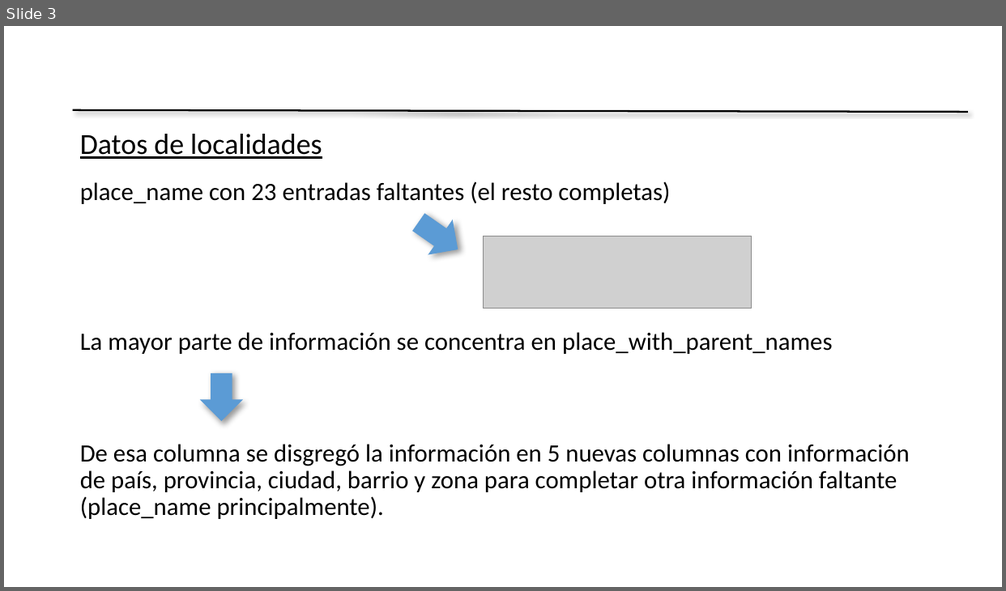
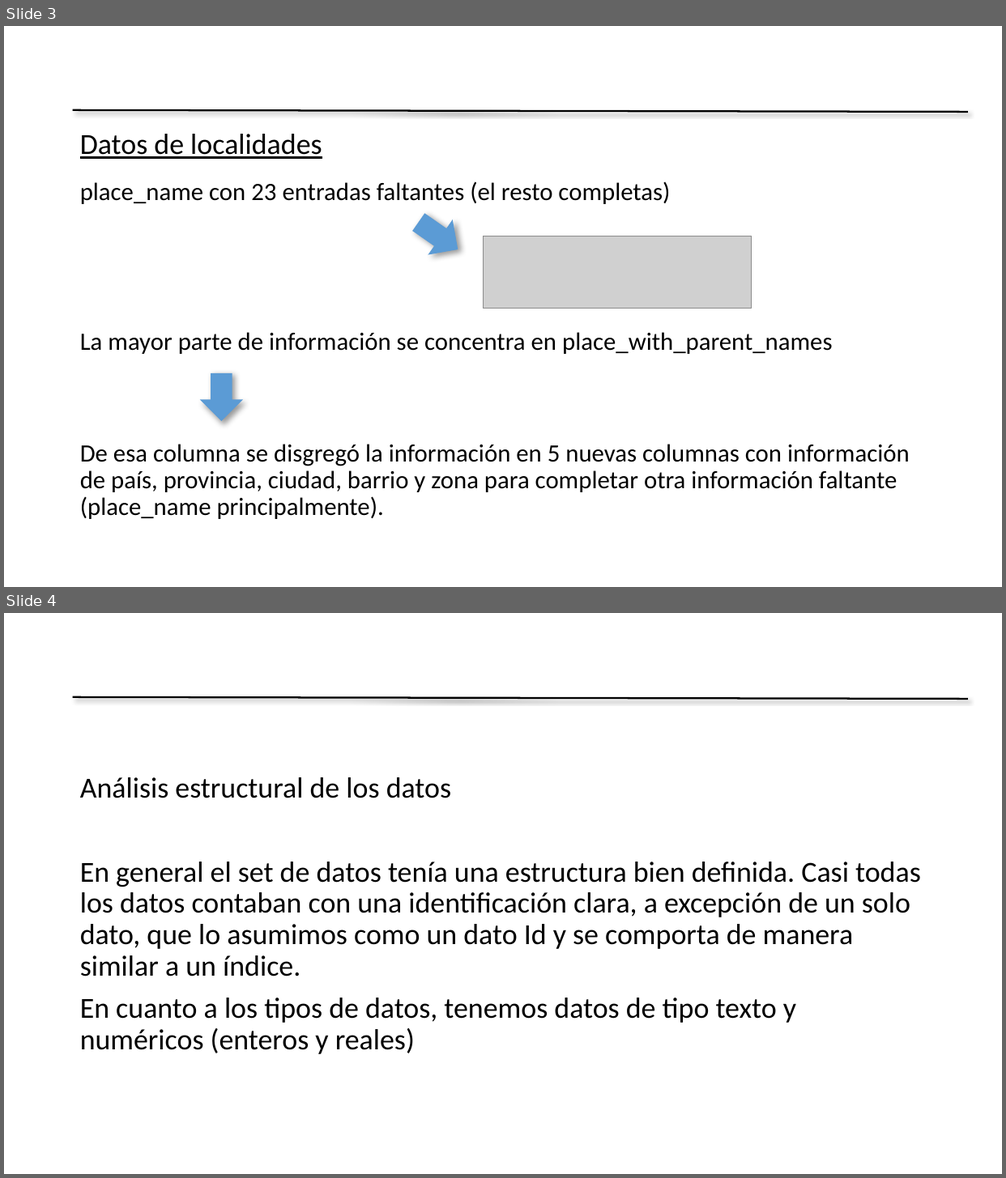
Before and after one commit to rdgagliano/DataScience-Grupo3, a slide deck: Presentation Desafio1 Grupo3.pptx. Shown one above the other, each under a label of ours: slide 3 before the commit, slides 3 and 4 after it. The pictures are 1006x591 and 1006x1178 pixels, drawn with LibreOffice and Linux fonts; fonts in the diff are those of the drawing; grey boxes stand for pictures; background and template pictures are left out. Boxes give left, top, right and bottom in pixels: in the first picture for what was removed or moved away, otherwise in the second. Text is boxed around its words. In the diff, an @@ line names an element or a change of style, - is before the commit and + after.

```diff
--- a/Presentation Desafio1 Grupo3.pptx
+++ b/Presentation Desafio1 Grupo3.pptx
@@ slide 4 added at (4,613,1002,1174), background picture (left out); not listed: 1 template element that a slide beside it also shows @@
@@ text added at (80,777,921,1054), 28 pt, text #000000 @@
+Análisis estructural de los datos
+En general el set de datos tenía una estructura bien definida. Casi todas los datos contaban con una identificación clara, a excepción de un solo dato, que lo asumimos como un dato Id y se comporta de manera similar a un índice.
+En cuanto a los tipos de datos, tenemos datos de tipo texto y numéricos (enteros y reales)
```
Also in this commit, not shown: 8 other slides added, 4 slides removed.
